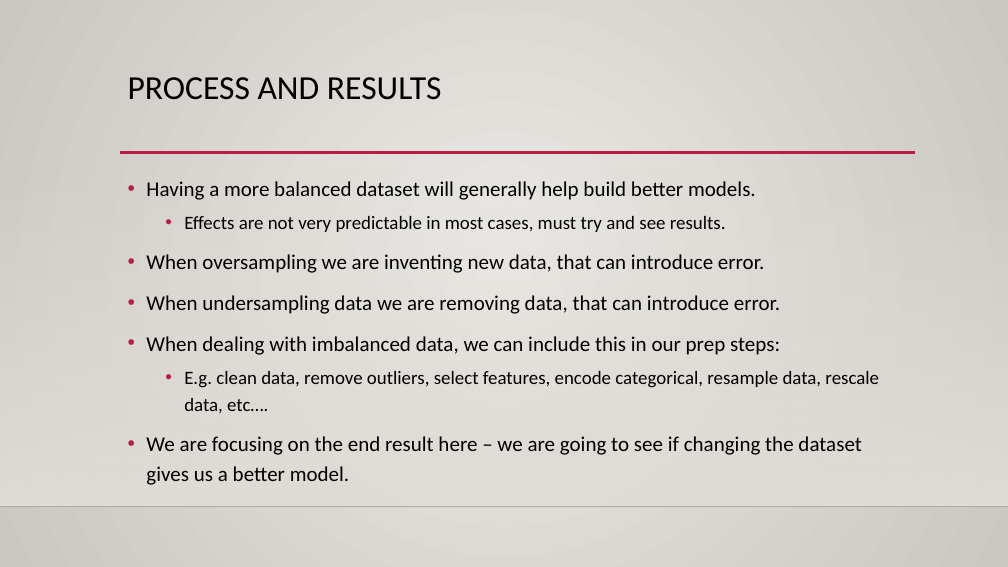
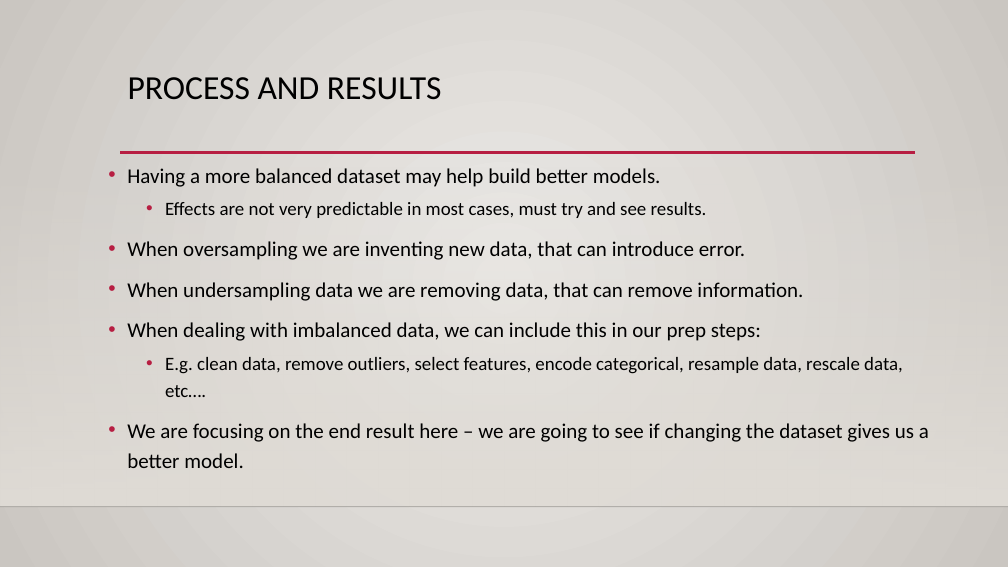
Before and after one commit to AkeemSemperDataScience/Basic_Stats_in_Python_Student_Repository, a slide deck: slide 64 of reference_material/slides/024_log_reg_2.pptx (slide 42 before the commit). Drawn at 1008x567 pixels with LibreOffice and Linux fonts; fonts in the diff are those of the drawing; background and template pictures are left out. Boxes give left, top, right and bottom in pixels: in the first picture for what was removed or moved away, otherwise in the second. Text is boxed around its words. In the diff, an @@ line names an element or a change of style, - is before the commit and + after.

```diff
--- a/reference_material/slides/024_log_reg_2.pptx
+++ b/reference_material/slides/024_log_reg_2.pptx
@@ text "Having a more balanced dataset ...": place and size @@
-text "Having a more balanced dataset ..." at (146, 181, 879, 485)
+text "Having a more balanced dataset ..." at (127, 168, 929, 468)
@@ text at (127, 168, 661, 187): text changed @@
-• Having a more balanced dataset will generally help build better models.
+• Having a more balanced dataset may help build better models.
@@ text at (127, 282, 803, 301): text changed @@
-• When undersampling data we are removing data, that can introduce error.
+• When undersampling data we are removing data, that can remove information.
```
Also in this commit, not shown: 14 other slides changed, 23 slides added, 1 slide removed, 3 other files.
